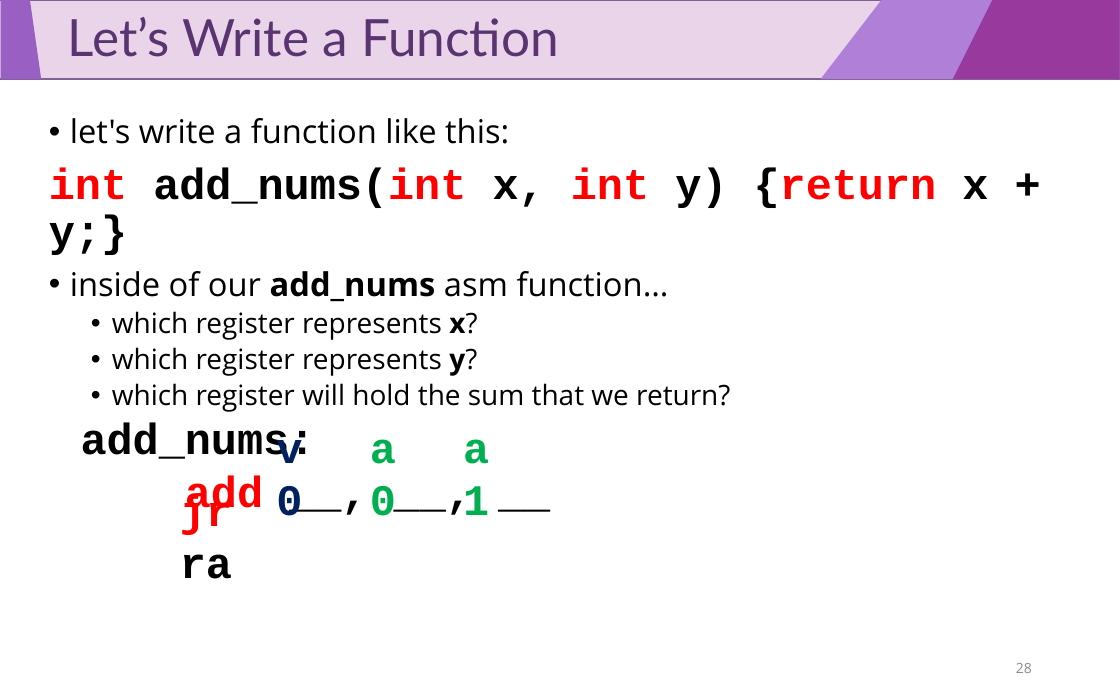
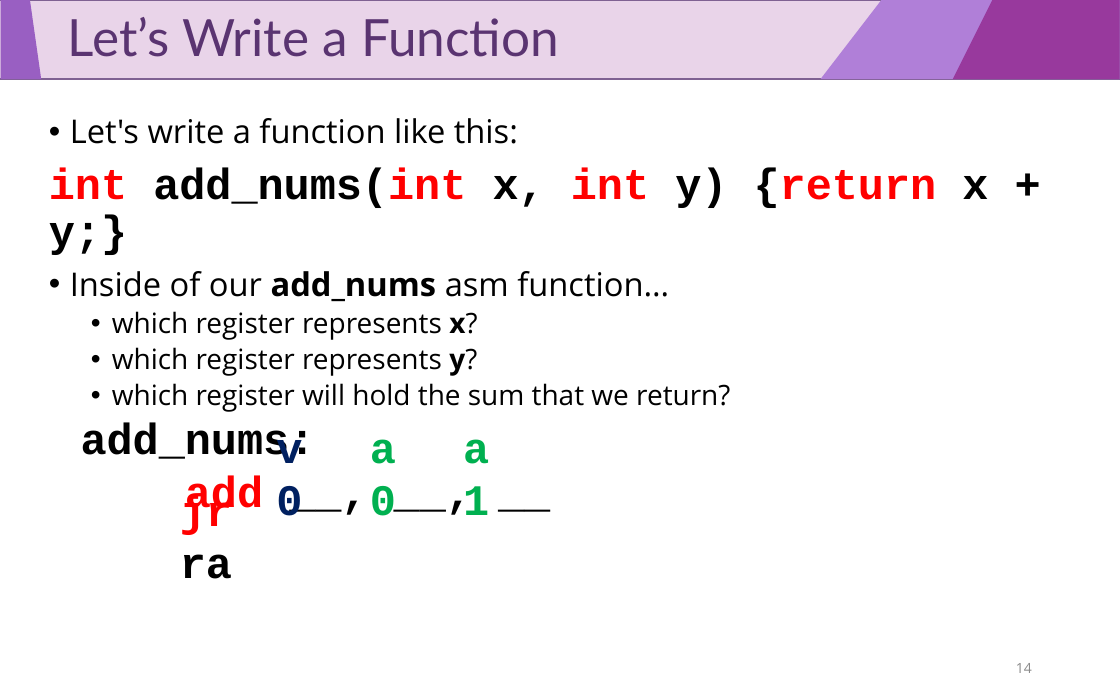
Before and after one commit to luisfnqoliveira/cs447-1, a slide deck: slide 14 of slides/08_CS0447_Functions.pptx (slide 28 before the commit). Drawn at 1120x700 pixels with LibreOffice and Linux fonts; fonts in the diff are those of the drawing. Boxes give left, top, right and bottom in pixels: in the first picture for what was removed or moved away, otherwise in the second. Text is boxed around its words. In the diff, an @@ line names an element or a change of style, - is before the commit and + after.

Commit message:
Adds some examples and updates the functions slides.

```diff
--- a/slides/08_CS0447_Functions.pptx
+++ b/slides/08_CS0447_Functions.pptx
@@ text at bbox=[70, 118, 518, 144]: text changed @@
-• let's write a function like this:
+• Let's write a function like this:
@@ text at bbox=[70, 271, 669, 302]: text changed @@
-• inside of our add_nums asm function…
+• Inside of our add_nums asm function…
@@ page number at bbox=[1016, 663, 1032, 673]: text changed @@
-28
+14
```
Also in this commit, not shown: 4 other slides changed, 4 other files.
